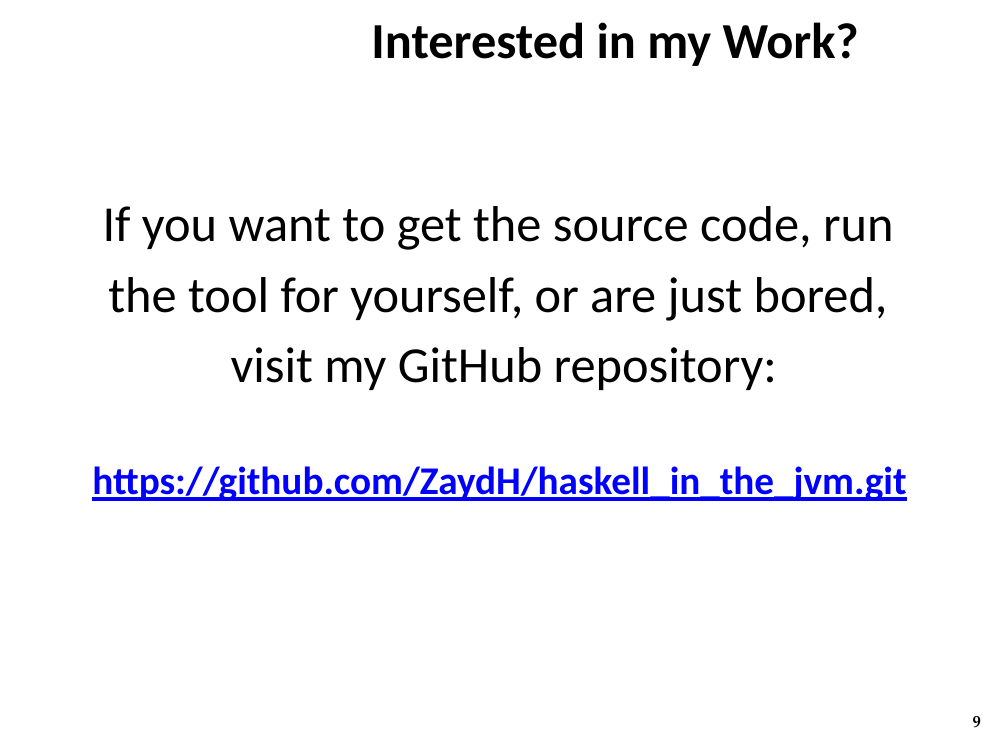
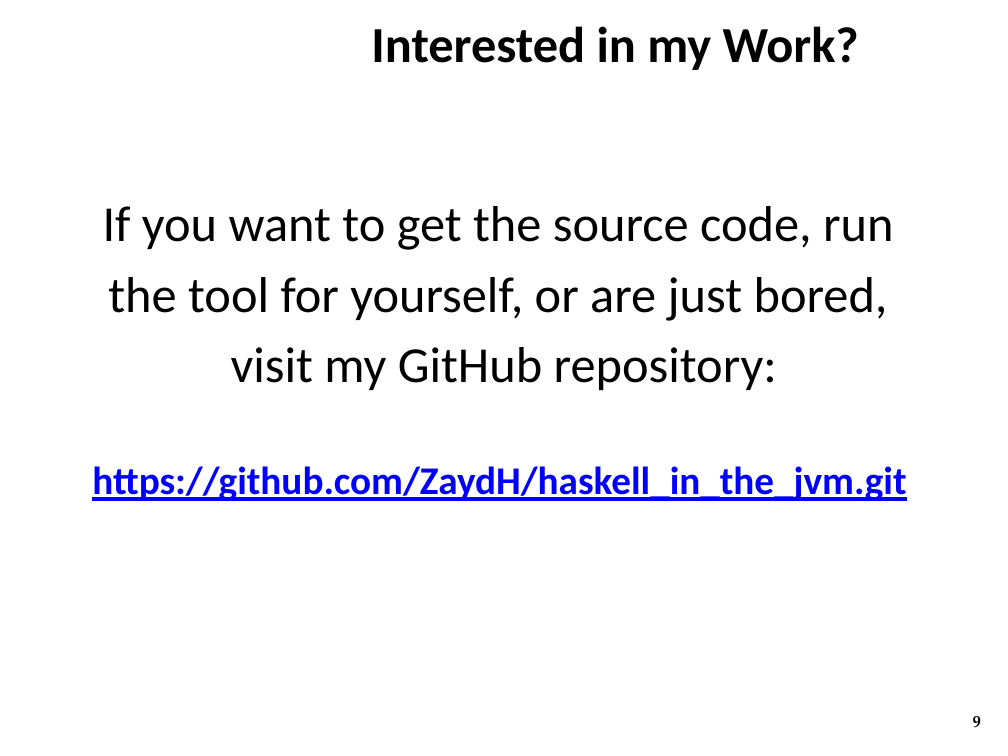
Before and after one commit to ZaydH/CS252, a slide deck: slide 9 of Project/Project_Presentation/Zayd_Hammoudeh_-_HamSkill_Run_Haskell_Anywhere.pptx. Drawn at 1008x756 pixels with LibreOffice and Linux fonts; fonts in the diff are those of the drawing; background and template pictures are left out. Boxes give left, top, right and bottom in pixels: in the first picture for what was removed or moved away, otherwise in the second. Text is boxed around its words. In the diff, an @@ line names an element or a change of style, - is before the commit and + after.

```diff
--- a/Project/Project_Presentation/Zayd_Hammoudeh_-_HamSkill_Run_Haskell_Anywhere.pptx
+++ b/Project/Project_Presentation/Zayd_Hammoudeh_-_HamSkill_Run_Haskell_Anywhere.pptx
@@ title "Interested in my Work?": place and size @@
-title "Interested in my Work?" at <box>371,22,859,66</box>
+title "Interested in my Work?" at <box>371,26,859,70</box>
```
Also in this commit, not shown: 2 slides added, 1 other file.
